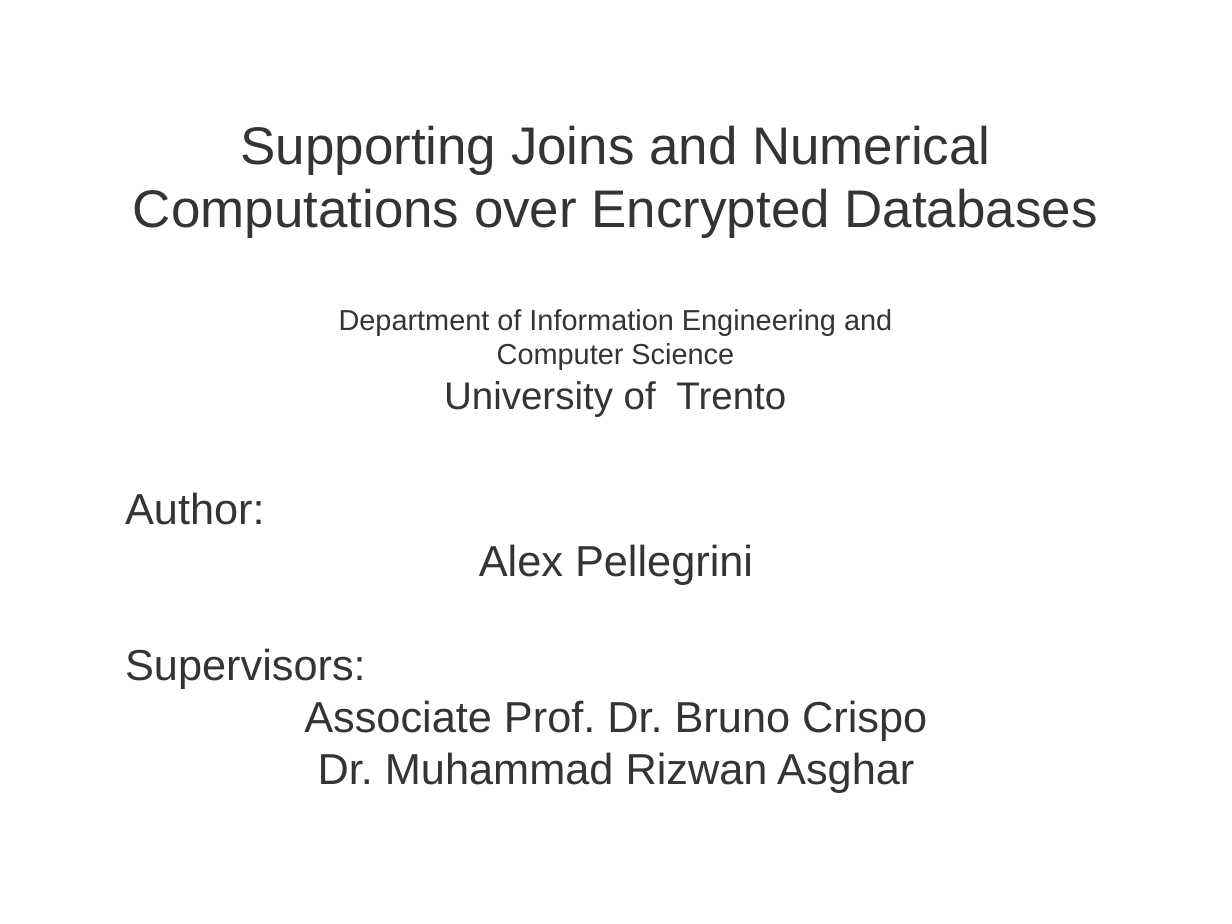
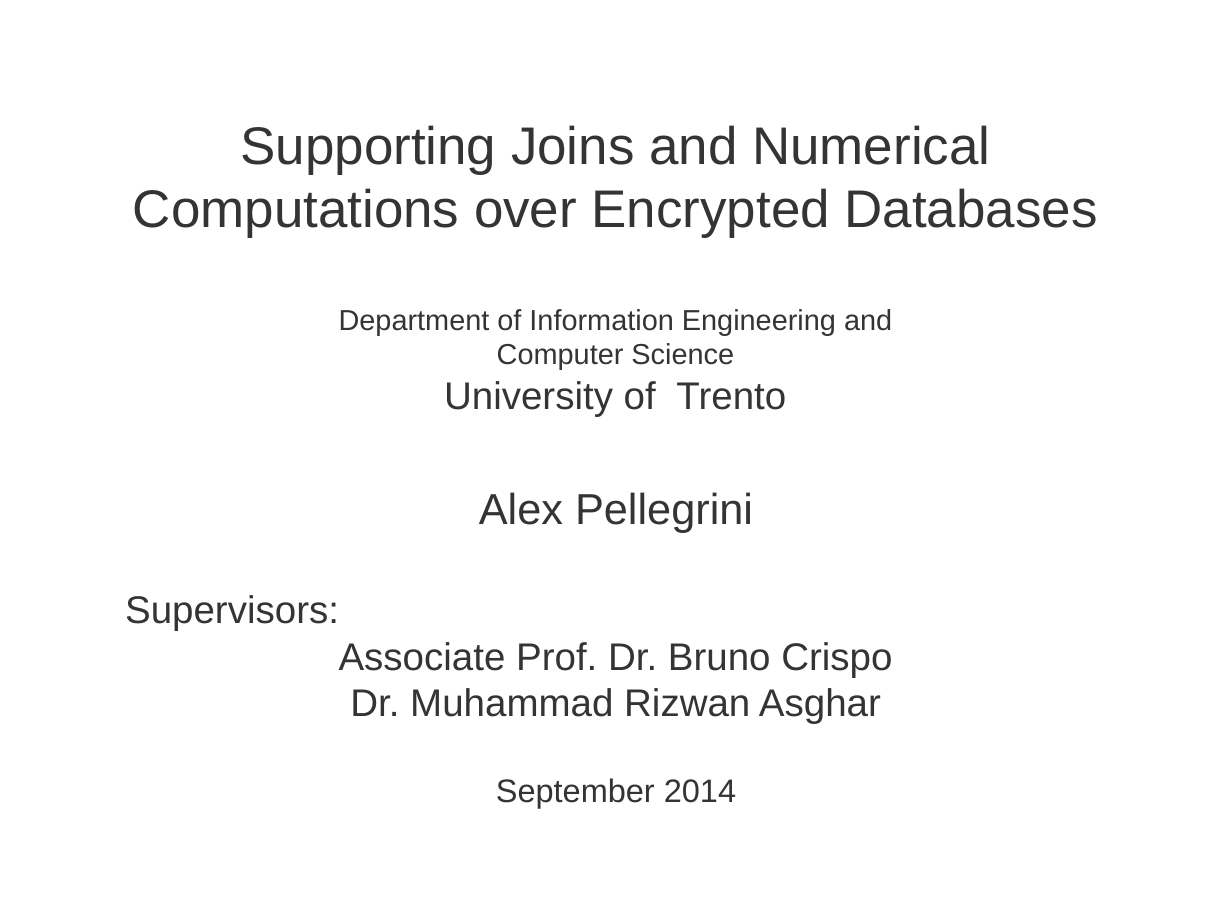
Before and after one commit to rexos/rexos.github.io, a slide deck: slide 1 of presentation.ppt. Drawn at 1232x924 pixels with LibreOffice and Linux fonts; fonts in the diff are those of the drawing. Boxes give left, top, right and bottom in pixels: in the first picture for what was removed or moved away, otherwise in the second. Text is boxed around its words. In the diff, an @@ line names an element or a change of style, - is before the commit and + after.

```diff
--- a/presentation.ppt
+++ b/presentation.ppt
@@ text at [125, 492, 265, 525]: paragraph removed @@
-Author:
@@ text at [125, 492, 892, 723]: size 36 to 32 pt in "Supervisors:", "Associate Prof. Dr. Bruno Crispo", "Dr. Muhammad Rizwan Asghar"; list level 2 to 1 in "Alex Pellegrini" @@
@@ text at [496, 778, 736, 808]: paragraph added @@
+    September 2014
```
Also in this commit, not shown: 7 other slides changed, 3 slides added, 2 slides removed.
